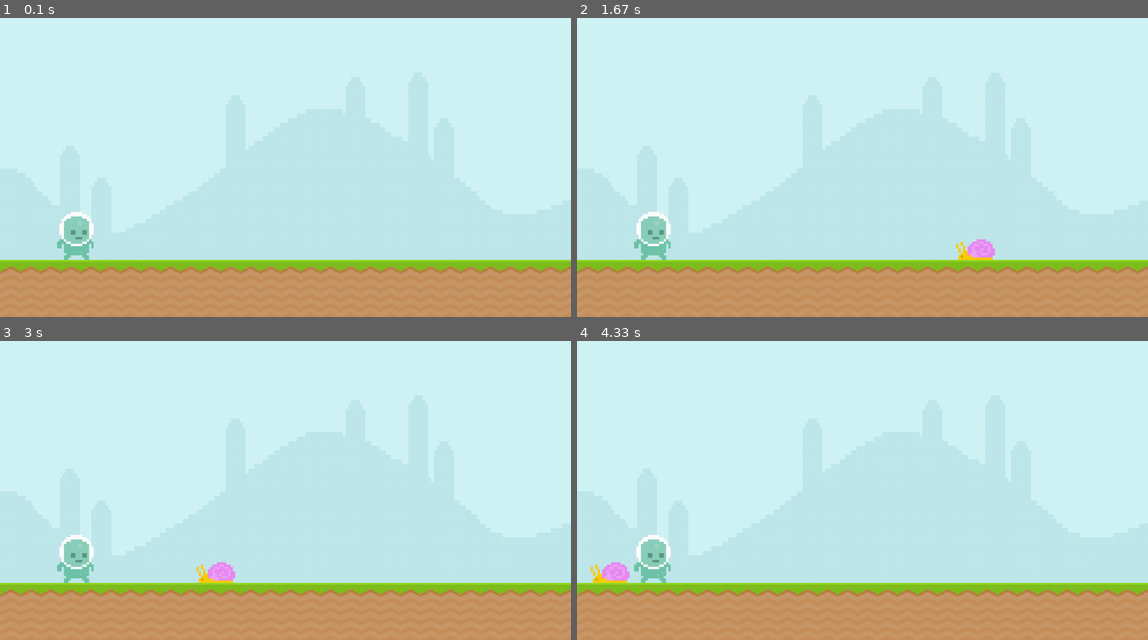
Above: before the commit, frames 1-4 (two rows, left to right).
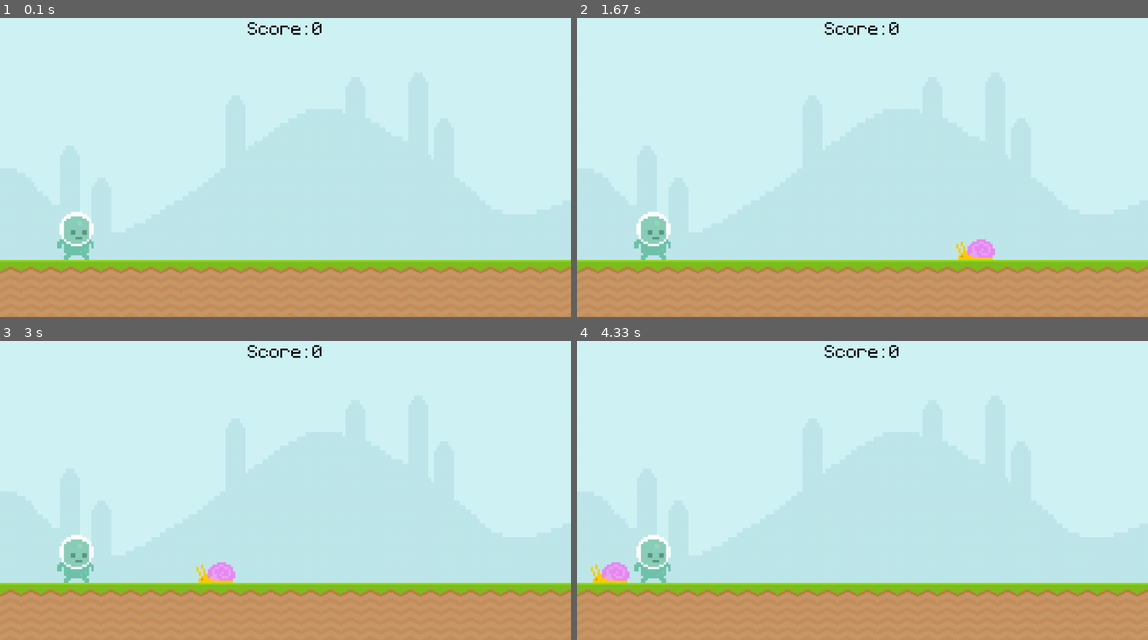
Above: after the commit, the same moments.

Repository: tokitou-san/Pygame-intro
Game: pygame game, started from main.py
Two runs of this game, one before a commit and one after it. Both use one fixed random seed, a clock stepped at 60 frames per second and the inputs below.
Inputs:
- Up to frame 1 (0.1 s): no input
- Up to frame 2 (1.67 s): no input
- Up to frame 3 (3 s): no input
- Up to frame 4 (4.33 s): no input

The runs differ from the first frame. In frame 1, 0.2% of the frame differs, in the area x 43-57%, y 1-6%; in frame 2, 0.2%; in frame 3, 0.2%; in frame 4, 0.2%.

Commit message:
feat: add Score surface with Font method and Rect

Diff:
--- a/main.py
+++ b/main.py
@@ -19,24 +19,25 @@
 player_surface = pygame.image.load("graphics/Player/player_walk_1.png").convert_alpha()
 player_rect = player_surface.get_rect(bottomleft = (100, 500))
 
+score_surface = pygame.font.Font("font/Pixeltype.ttf", 50)
+score_surface = score_surface.render("Score: 0", False, "Black")
+score_rect = score_surface.get_rect(center = (500, 100))
+
 while True:
 	for event in pygame.event.get():
 		if event.type == pygame.QUIT:
 			pygame.quit()
 			exit()
 
-		if event.type == pygame.MOUSEBUTTONDOWN:
-			if player_rect.collidepoint(event.pos): print ("Collide")
-
 	screen.blit(sky_surface, (0, 0))
 	screen.blit(ground_surface, (0, 500))
 
 	snail_rect.x -= snail_speed
-	if snail_rect.right < 0:
-		snail_rect.left = 1100
+	if snail_rect.right < 0: snail_rect.left = 1100
 
 	screen.blit(snail_surface, snail_rect)
 	screen.blit(player_surface, player_rect)
+	screen.blit(score_surface, score_rect)
 
 	pygame.display.update()
 	clock.tick(60)
